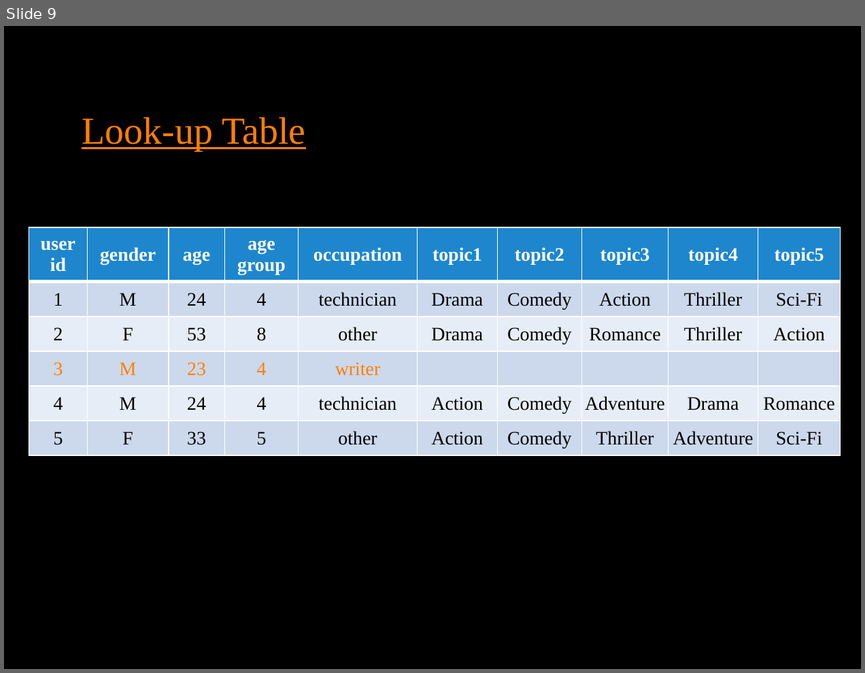
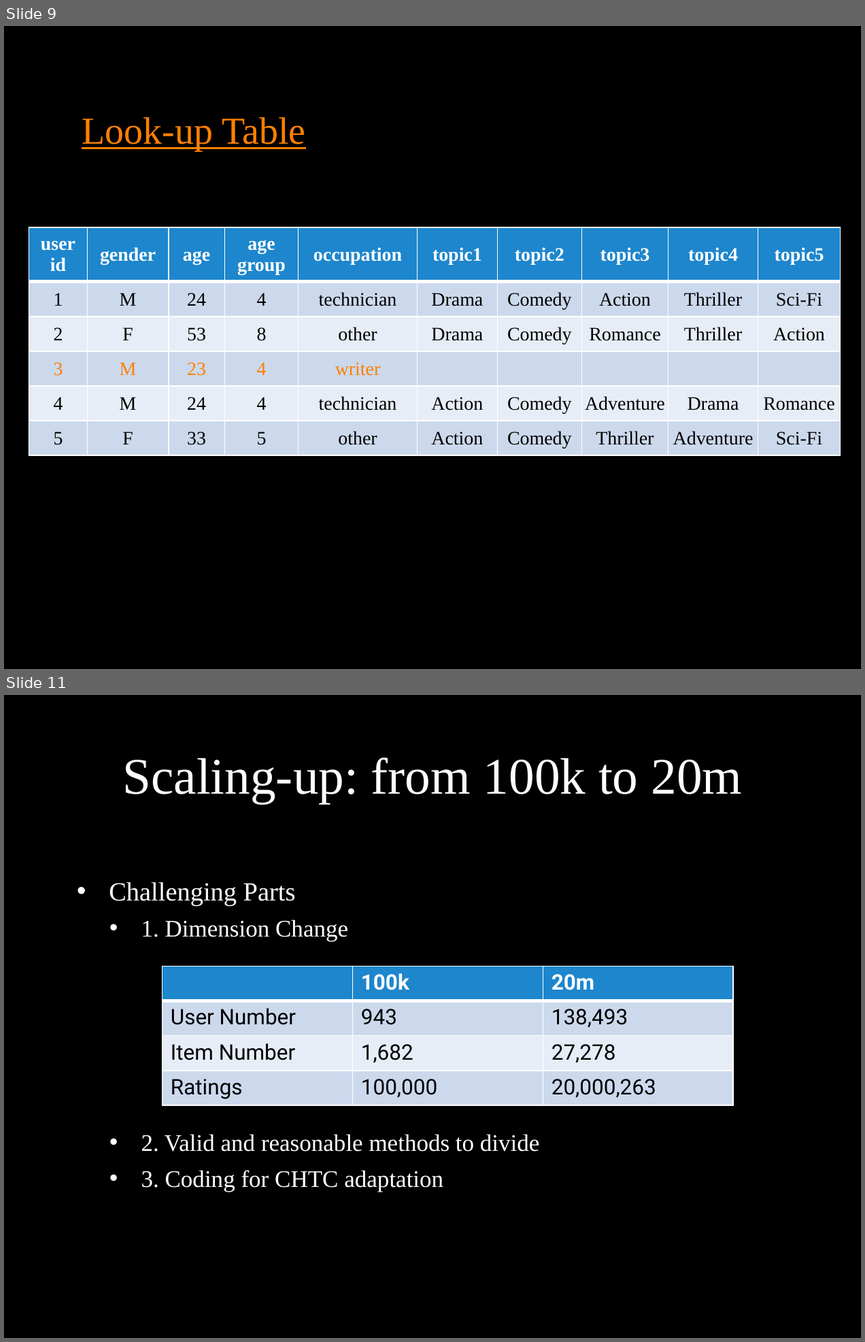
Before and after one commit to Stat628-Project2/project2, a slide deck: pre3.pptx. Shown one above the other, each under a label of ours: slide 9 before the commit, slides 9 and 11 after it; the slides between them are not shown. The pictures are 865x673 and 865x1342 pixels, drawn with LibreOffice and Linux fonts; fonts in the diff are those of the drawing; background and template pictures are left out. Boxes give left, top, right and bottom in pixels: in the first picture for what was removed or moved away, otherwise in the second. Text is boxed around its words. In the diff, an @@ line names an element or a change of style, - is before the commit and + after.

```diff
--- a/pre3.pptx
+++ b/pre3.pptx
@@ slide 11 added at [4, 695, 861, 1338], background picture (left out) @@
@@ title added at [123, 758, 742, 803], 43 pt, text #FFFFFF @@
+Scaling-up: from 100k to 20m
@@ text added at [109, 882, 540, 1191], 20 pt, text #FFFFFF @@
+• Challenging Parts
+  • 1. Dimension Change
+  • 2. Valid and reasonable methods to divide
+  • 3. Coding for CHTC adaptation
@@ table added at [162, 966, 732, 1104], 4 rows, 3 columns @@
+ | 100k | 20m
+User Number | 943 | 138,493
+Item Number | 1,682 | 27,278
+Ratings | 100,000 | 20,000,263
```
Also in this commit, not shown: 3 other slides added.
